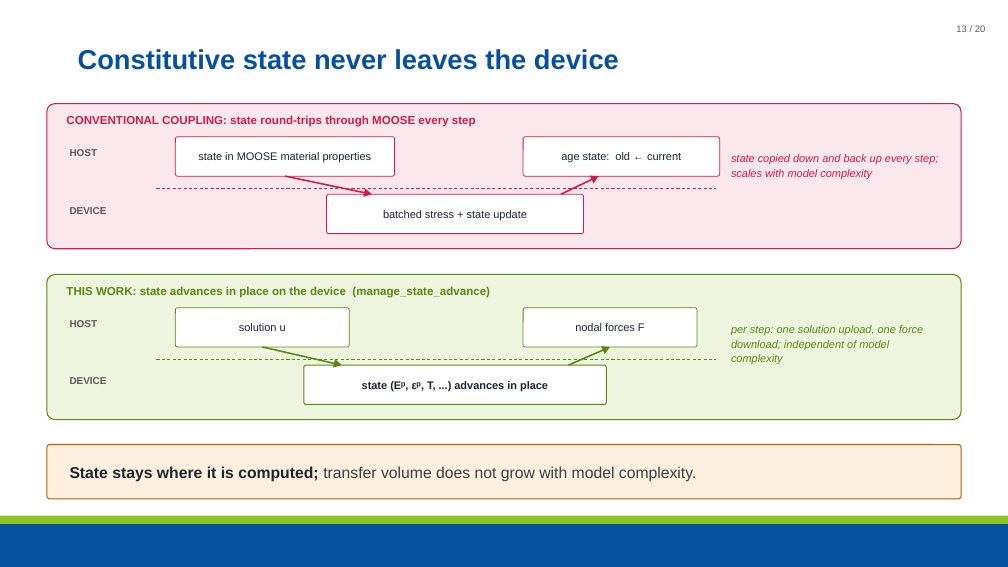
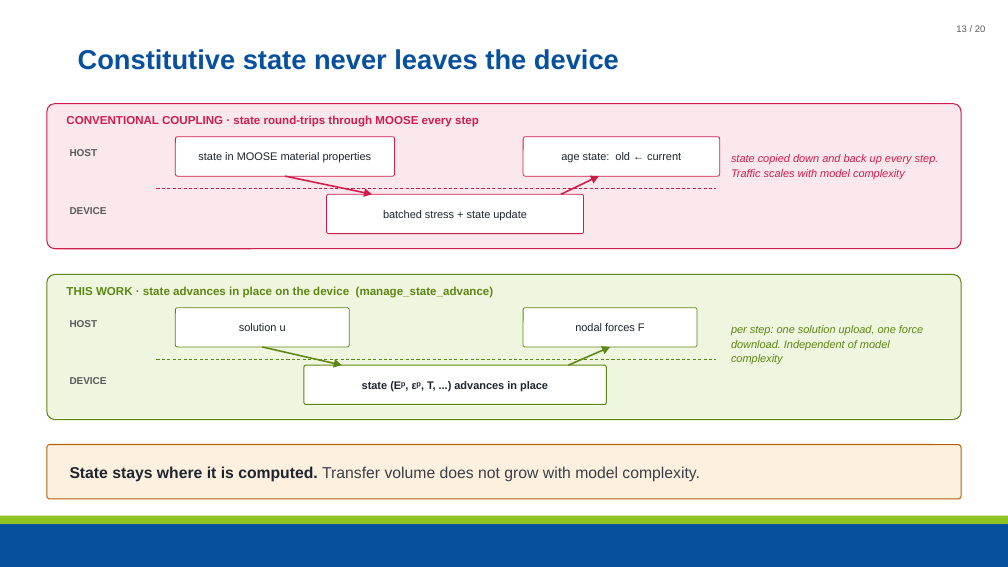
Before and after one commit to maxnezdyur/marlin, a slide deck: slide 13 of examples/impact/slide_assets/WCCM_NEML2_explicit_dynamics_v2.pptx. Drawn at 1008x567 pixels with LibreOffice and Linux fonts; fonts in the diff are those of the drawing; background and template pictures are left out. Boxes give left, top, right and bottom in pixels: in the first picture for what was removed or moved away, otherwise in the second. Text is boxed around its words. In the diff, an @@ line names an element or a change of style, - is before the commit and + after.

```diff
--- a/examples/impact/slide_assets/WCCM_NEML2_explicit_dynamics_v2.pptx
+++ b/examples/impact/slide_assets/WCCM_NEML2_explicit_dynamics_v2.pptx
@@ text at [66, 115, 479, 127]: text changed @@
-CONVENTIONAL COUPLING: state round-trips through MOOSE every step
+CONVENTIONAL COUPLING · state round-trips through MOOSE every step
@@ text at [731, 154, 939, 179]: text changed @@
-state copied down and back up every step; scales with model complexity
+state copied down and back up every step. Traffic scales with model complexity
@@ text at [66, 286, 494, 298]: text changed @@
-THIS WORK: state advances in place on the device (manage_state_advance)
+THIS WORK · state advances in place on the device (manage_state_advance)
@@ text at [731, 325, 923, 365]: text changed @@
-per step: one solution upload, one force download; independent of model complexity
+per step: one solution upload, one force download. Independent of model complexity
@@ text at [70, 466, 699, 482]: text changed @@
-State stays where it is computed; transfer volume does not grow with model complexity.
+State stays where it is computed. Transfer volume does not grow with model complexity.
```
Also in this commit, not shown: 13 other slides changed, 1 other file.
